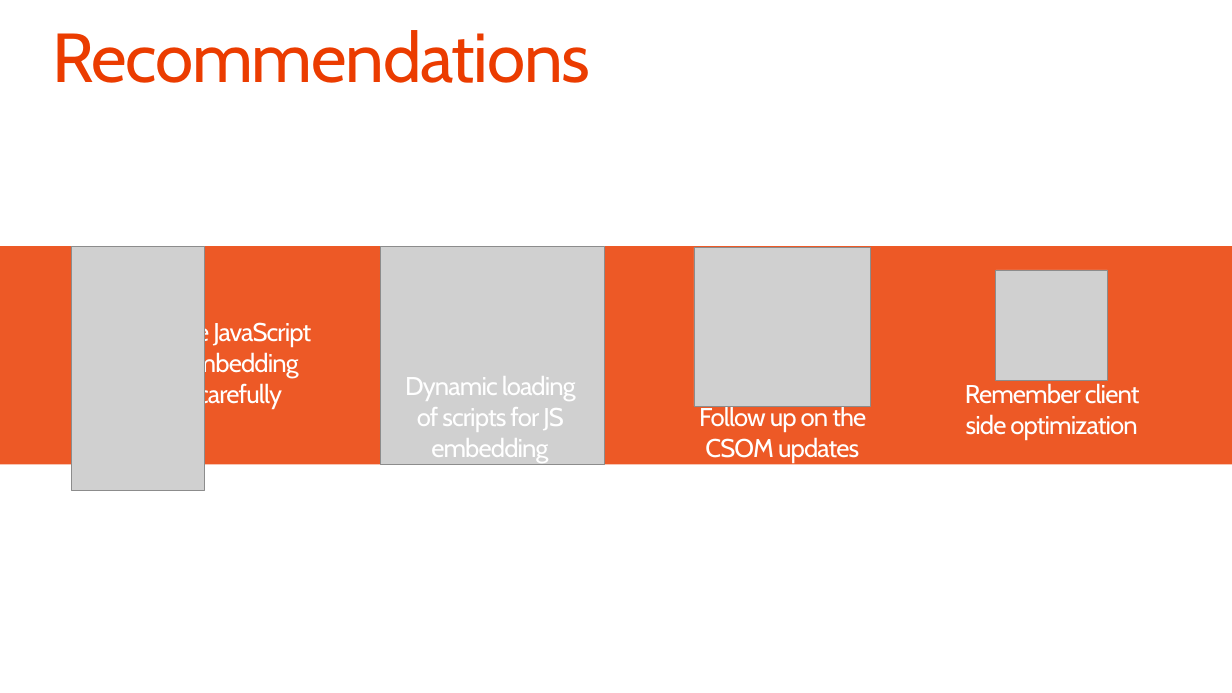
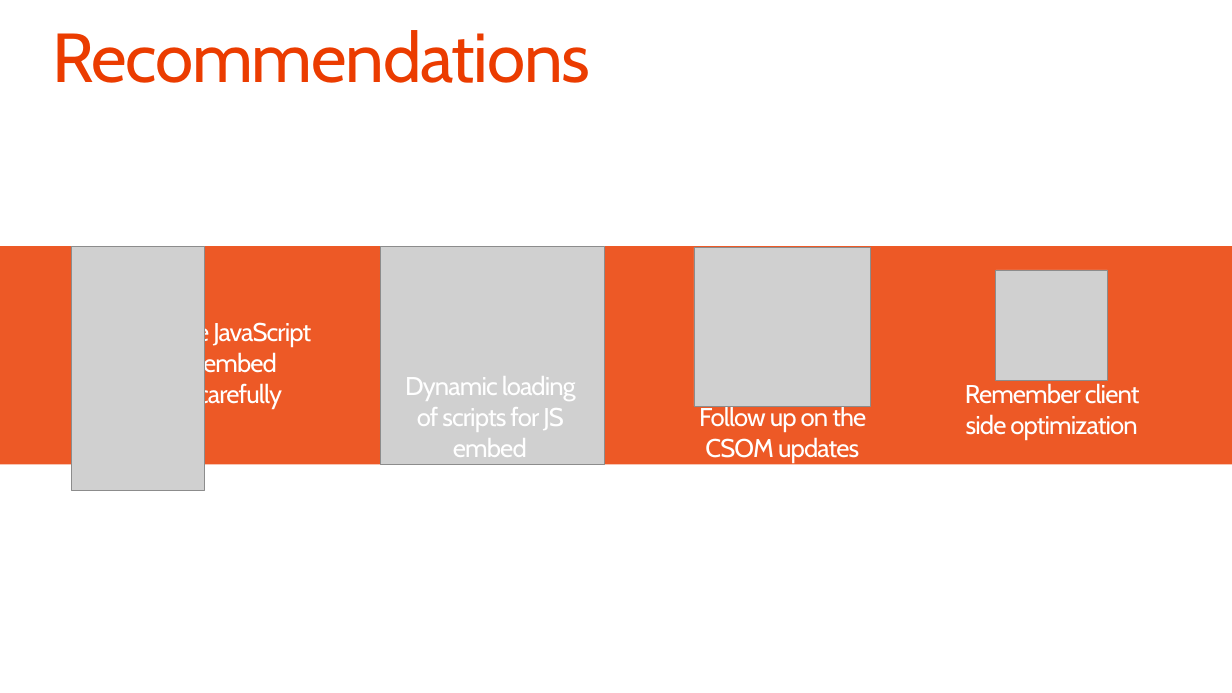
Before and after one commit to OfficeDev/TrainingContent, a slide deck: slide 27 of O3658/02 Managing site settings using app model/2_SiteManagement.pptx. Drawn at 1232x693 pixels with LibreOffice and Linux fonts; fonts in the diff are those of the drawing; grey boxes stand for pictures; background and template pictures are left out. Boxes give left, top, right and bottom in pixels: in the first picture for what was removed or moved away, otherwise in the second. Text is boxed around its words. In the diff, an @@ line names an element or a change of style, - is before the commit and + after.

Commit message:
Updated terminology for JS embed

```diff
--- a/O3658/02 Managing site settings using app model/2_SiteManagement.pptx
+++ b/O3658/02 Managing site settings using app model/2_SiteManagement.pptx
@@ text at <box>169,320,311,408</box>: text changed @@
-Use JavaScript embedding carefully
+Use JavaScript embed carefully
@@ text at <box>405,376,576,457</box>: text changed @@
-Dynamic loading of scripts for JS embedding
+Dynamic loading of scripts for JS embed
```
Also in this commit, not shown: 8 other slides changed, 1 other file.
